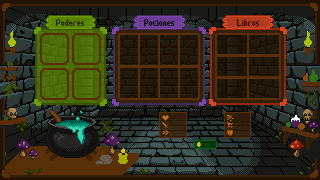
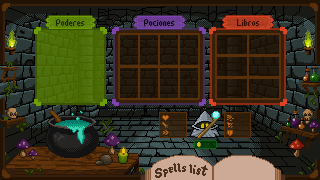
The second 320px x 180px image is a revision of the first. Changes to its layers:
added group "Libro hechizos" with 2 layers above "Posiciones" over [64, 64, 320, 180]
added layer "Letras" in group "Libro hechizos" over [64, 64, 320, 180]
added layer "Libro" in group "Libro hechizos" over [64, 64, 320, 180]
showed "mage2.bmp", painted on it over [0, 6, 192, 128]
painted on "Distance" over [64, 6, 253, 128]
hid group "Poderes" (7 layers) over [0, 9, 128, 128]
removed layer "Capa 1" from group "Tienda" over [0, 6, 320, 180]
added layer "Luces" (1st of 2, in "Tienda") (44%) in group "Tienda" over [0, 6, 320, 180]
added layer "Todo" in group "Tienda" over [0, 6, 320, 180]
painted on "Transparecias letreros" over [0, 6, 320, 128]
painted on "Lineas negras" over [0, 6, 320, 180]
painted on "Sombras gordas" over [0, 6, 320, 180]
painted on "Luces" (2nd of 2, in "Fondo mazmorra") over [0, 6, 320, 180]
painted on "Sombras" over [0, 6, 320, 180]
painted on "Base" over [0, 6, 320, 180]